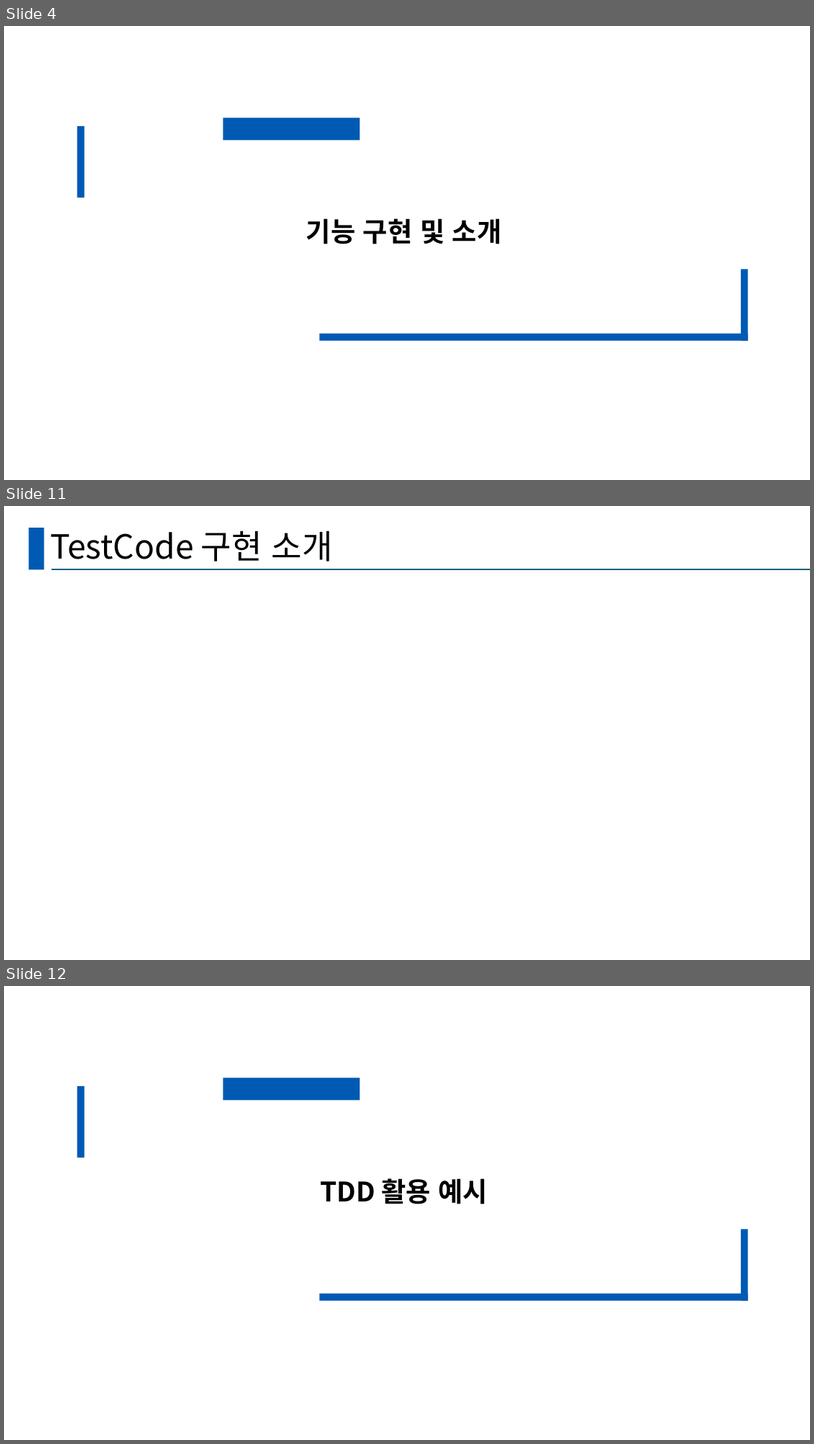
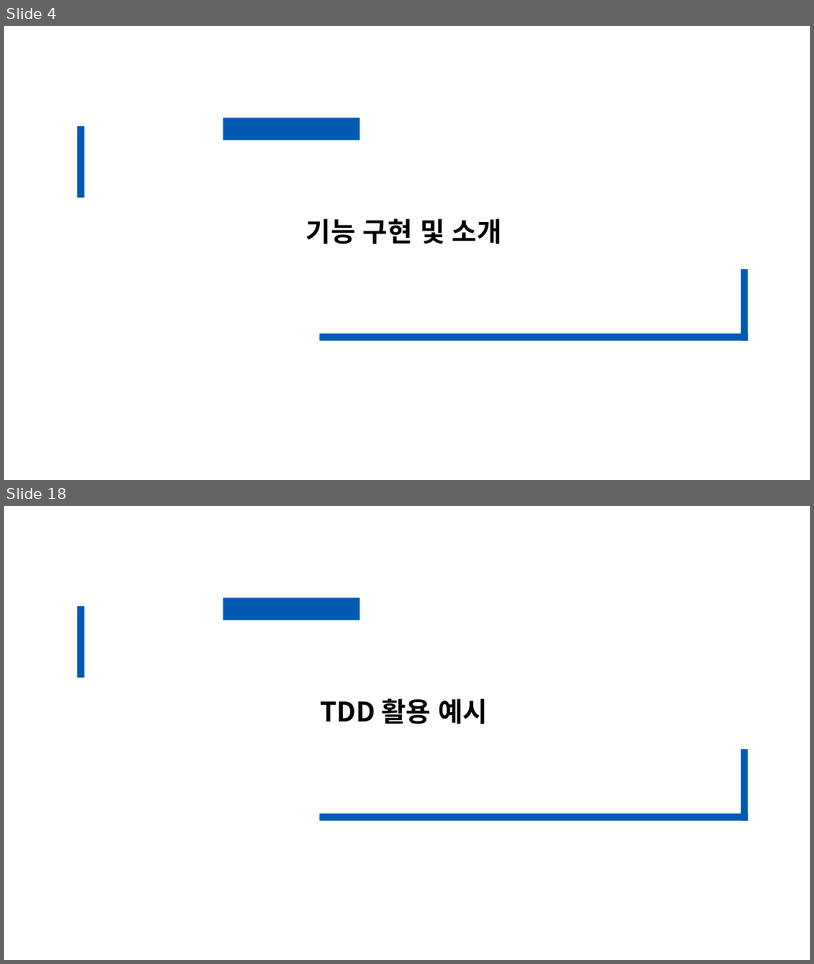
Before and after one commit to seungjun611/CRA_TeamProject_SSD, a slide deck: TeamProjectPPT.pptx. Shown one above the other, each under a label of ours: slides 4, 11 and 12 before the commit, slides 4 and 18 after it; the slides between them are not shown. The pictures are 814x1444 and 814x964 pixels, drawn with LibreOffice and Linux fonts; fonts in the diff are those of the drawing. Boxes give left, top, right and bottom in pixels: in the first picture for what was removed or moved away, otherwise in the second. Text is boxed around its words. In the diff, an @@ line names an element or a change of style, - is before the commit and + after.

```diff
--- a/TeamProjectPPT.pptx
+++ b/TeamProjectPPT.pptx
@@ slide 11 removed at (4, 506, 810, 960), background #FFFFFF @@
@@ rectangle removed at (28, 528, 44, 569) @@
@@ title removed at (50, 530, 333, 561) @@
-TestCode 구현 소개
@@ line removed from (52, 569) to (810, 569) @@
@@ what was slide 12 is now slide 18 @@
```
Also in this commit, not shown: 5 slides changed, 20 slides added, 5 other slides removed.
